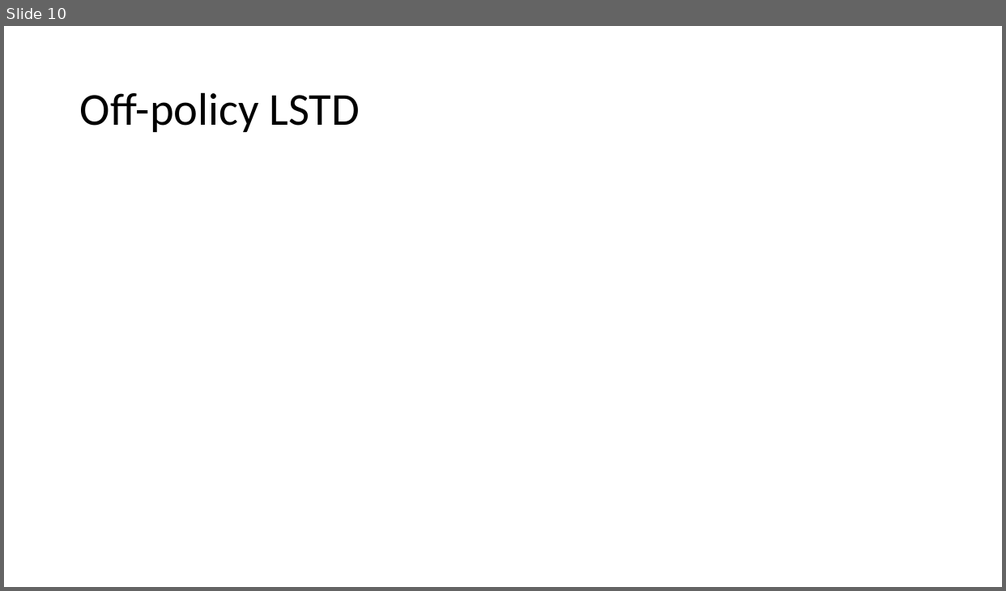
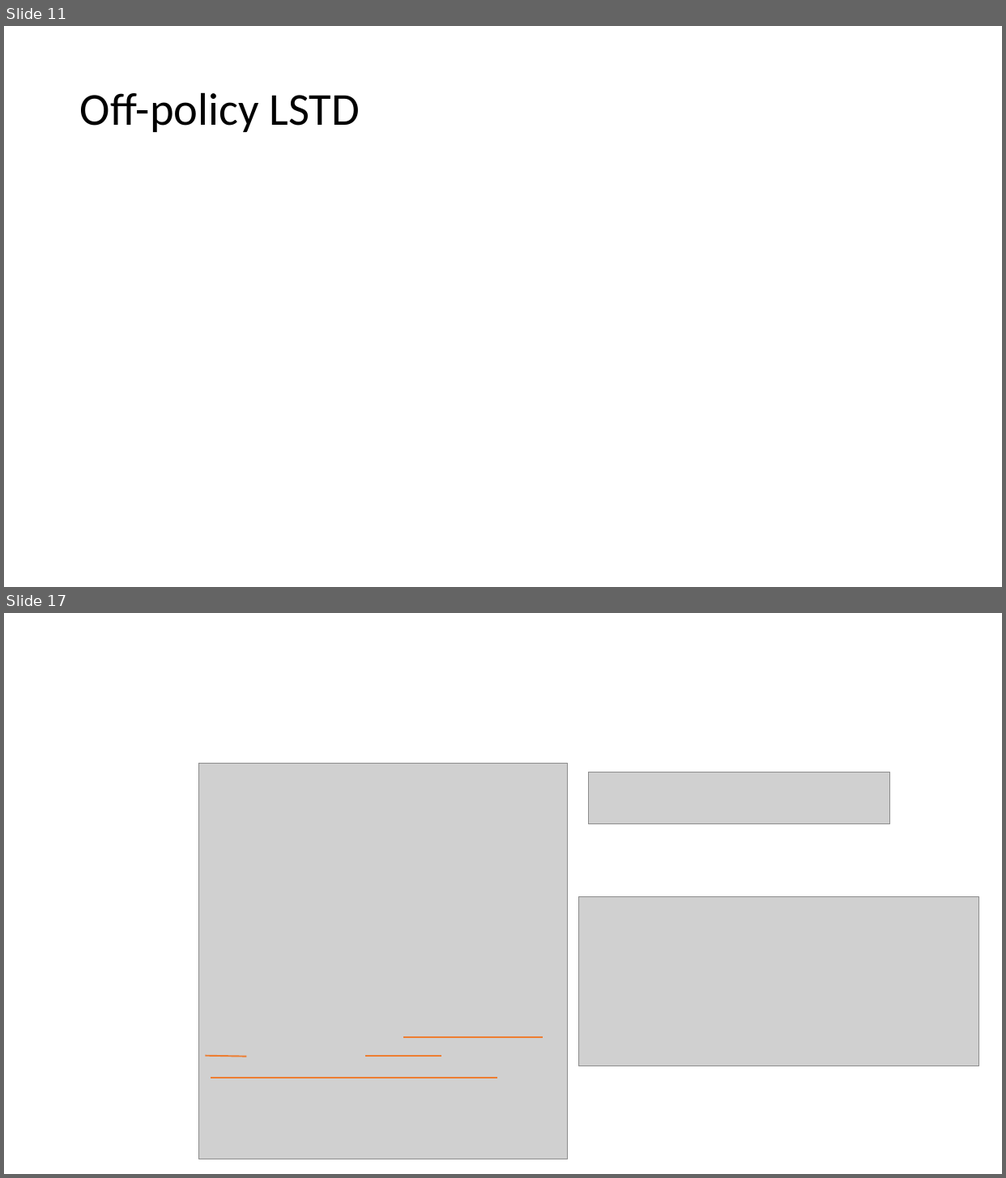
Before and after one commit to xfdywy/RL, a slide deck: RL analysis/RL analysis1.pptx. Shown one above the other, each under a label of ours: slide 10 before the commit, slides 11 and 17 after it; the slides between them are not shown. The pictures are 1006x591 and 1006x1178 pixels, drawn with LibreOffice and Linux fonts; fonts in the diff are those of the drawing; grey boxes stand for pictures. Boxes give left, top, right and bottom in pixels: in the first picture for what was removed or moved away, otherwise in the second. Text is boxed around its words. In the diff, an @@ line names an element or a change of style, - is before the commit and + after.

```diff
--- a/RL analysis/RL analysis1.pptx
+++ b/RL analysis/RL analysis1.pptx
@@ slide 17 added at [4,613,1002,1174], background #FFFFFF @@
@@ picture added at [199,763,568,1160] @@
@@ picture added at [589,772,890,824] @@
@@ picture added at [578,897,978,1067] @@
@@ line added from (403, 1037) to (543, 1037), #ED7D31 1.5 pt @@
@@ line added from (206, 1056) to (246, 1057), #ED7D31 1.5 pt @@
@@ line added from (364, 1056) to (441, 1056), #ED7D31 1.5 pt @@
@@ line added from (211, 1078) to (497, 1078), #ED7D31 1.5 pt @@
@@ what was slide 10 is now slide 11 @@
```
Also in this commit, not shown: 12 slides changed, 21 other slides added, 3 slides removed, 1 other file.
